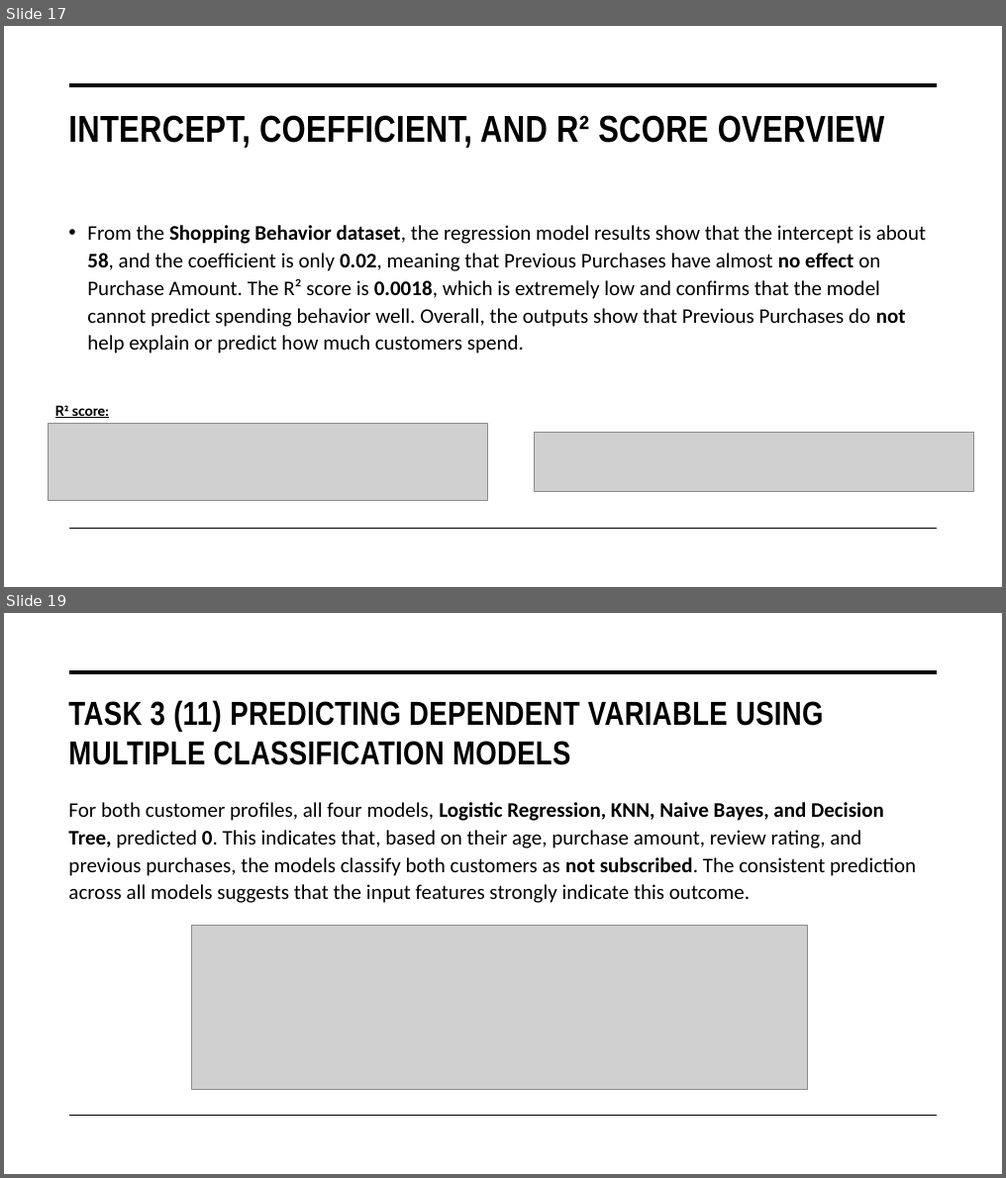
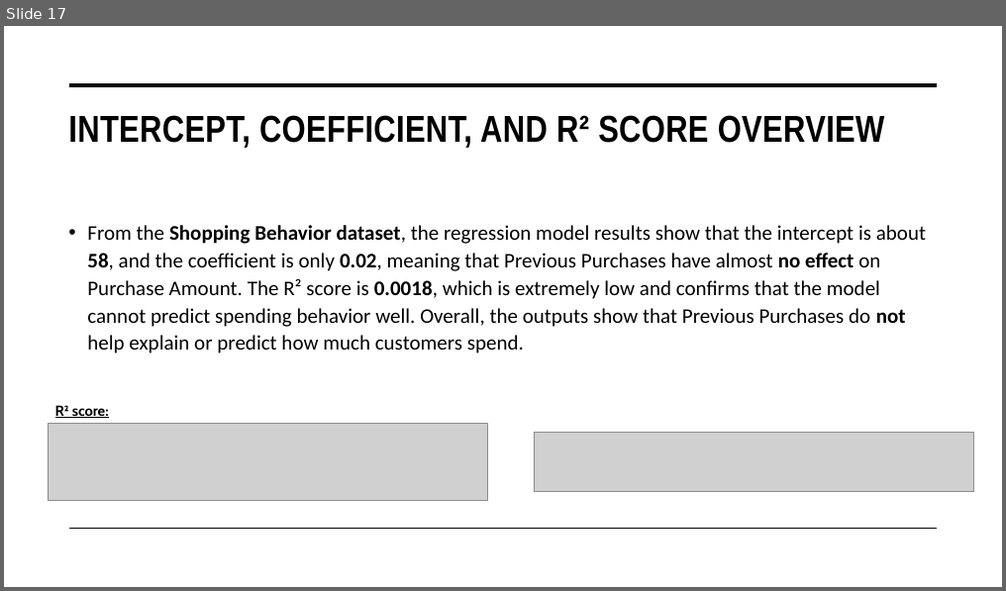
Before and after one commit to Rwaan-001/projectRepo, a slide deck: Data_PowerPoint.pptx. Shown one above the other, each under a label of ours: slides 17 and 19 before the commit, slide 17 after it; the slides between them are not shown. The pictures are 1006x1178 and 1006x591 pixels, drawn with LibreOffice and Linux fonts; fonts in the diff are those of the drawing; grey boxes stand for pictures. Boxes give left, top, right and bottom in pixels: in the first picture for what was removed or moved away, otherwise in the second. Text is boxed around its words. In the diff, an @@ line names an element or a change of style, - is before the commit and + after.

```diff
--- a/Data_PowerPoint.pptx
+++ b/Data_PowerPoint.pptx
@@ slide 19 removed at (4, 613, 1002, 1174), background #FFFFFF; not listed: 2 template elements that a slide beside it also shows @@
@@ title removed at (68, 700, 823, 765) @@
-TASK 3 (11) PREDICTING DEPENDENT VARIABLE USING MULTIPLE CLASSIFICATION MODELS
@@ text removed at (68, 802, 916, 903) @@
-For both customer profiles, all four models, Logistic Regression, KNN, Naive Bayes, and Decision Tree, predicted 0. This indicates that, based on their age, purchase amount, review rating, and previous purchases, the models classify both customers as not subscribed. The consistent prediction across all models suggests that the input features strongly indicate this outcome.
@@ picture removed at (192, 925, 808, 1090) @@
```
Also in this commit, not shown: 19 slides changed, 1 slide added, 1 other slide removed, 3 other files.
